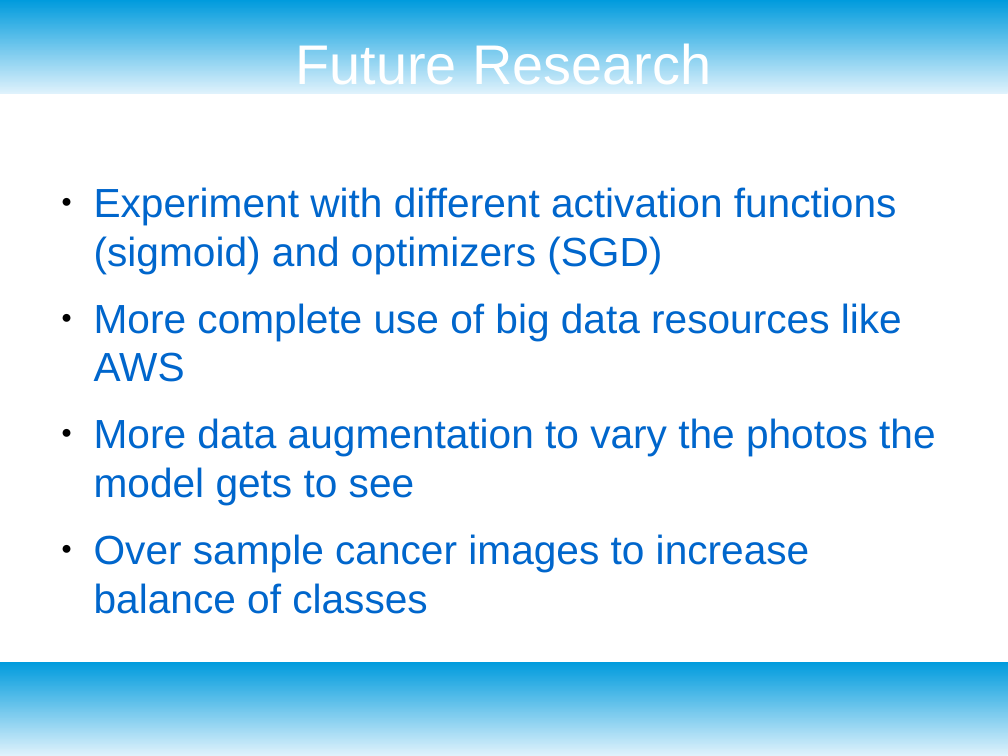
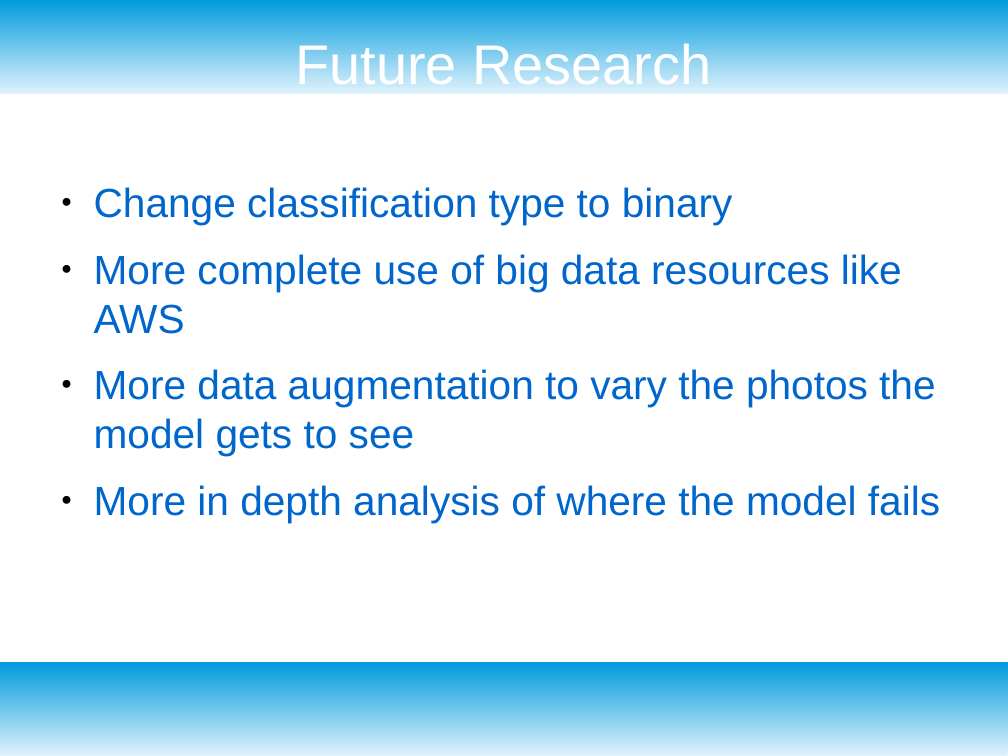
Before and after one commit to Shredder42/breast_cancer_histopathology, a slide deck: slide 12 of presentation.odp (slide 10 before the commit). Drawn at 1008x756 pixels with LibreOffice and Linux fonts; fonts in the diff are those of the drawing. Boxes give left, top, right and bottom in pixels: in the first picture for what was removed or moved away, otherwise in the second. Text is boxed around its words. In the diff, an @@ line names an element or a change of style, - is before the commit and + after.

Commit message:
presentation progress

```diff
--- a/presentation.odp
+++ b/presentation.odp
@@ text at box(94, 187, 733, 225): text changed @@
-● Experiment with different activation functions (sigmoid) and optimizers (SGD)
+● Change classification type to binary
@@ text at box(94, 485, 940, 523): text changed @@
-● Over sample cancer images to increase balance of classes
+● More in depth analysis of where the model fails
```
Also in this commit, not shown: 3 other slides changed, 2 slides added, 8 other files.
